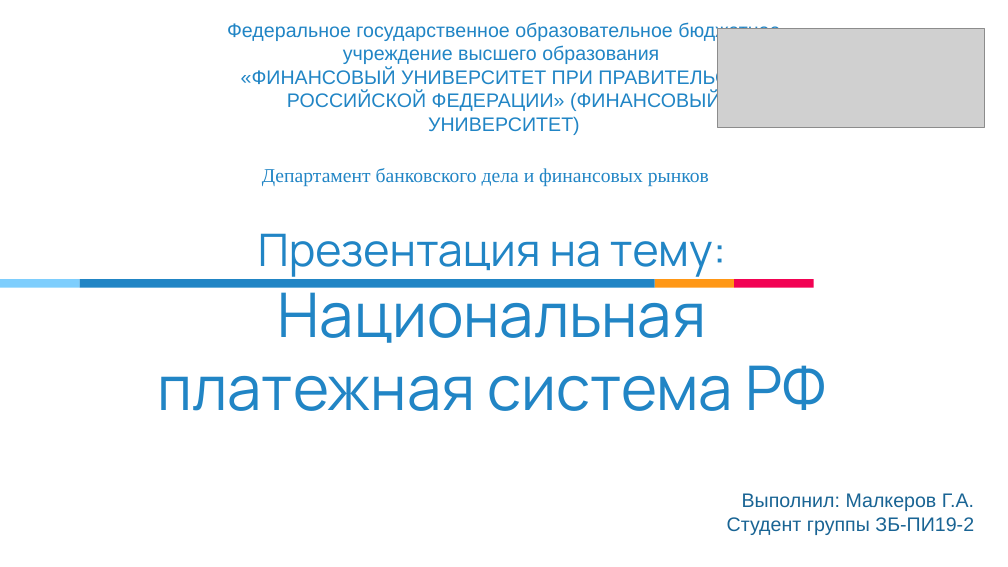
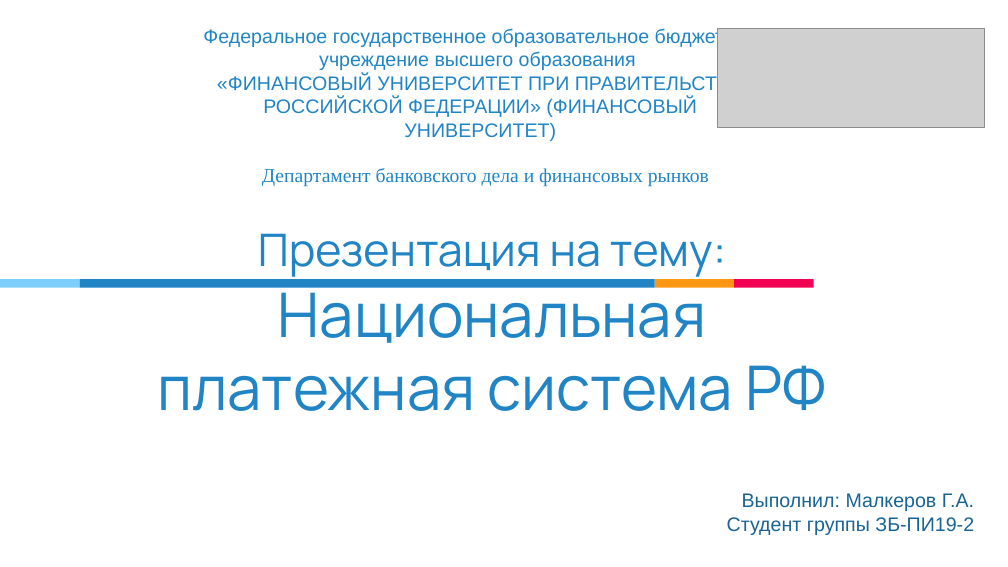
Before and after one commit to GENDOSMAL/Univer, a slide deck: slide 1 of 3_semestr/Bank_Structure/ЗБ-ПИ19-2_Малкеров.Г.А_Национальная_платежная_система_России.pptx. Drawn at 1008x567 pixels with LibreOffice and Linux fonts; fonts in the diff are those of the drawing; grey boxes stand for pictures. Boxes give left, top, right and bottom in pixels: in the first picture for what was removed or moved away, otherwise in the second. Text is boxed around its words. In the diff, an @@ line names an element or a change of style, - is before the commit and + after.

```diff
--- a/3_semestr/Bank_Structure/ЗБ-ПИ19-2_Малкеров.Г.А_Национальная_платежная_система_России.pptx
+++ b/3_semestr/Bank_Structure/ЗБ-ПИ19-2_Малкеров.Г.А_Национальная_платежная_система_России.pptx
@@ text "Федеральное государственное образовательное бюджетное учрежд ...": place and size @@
-text "Федеральное государственное образовательное бюджетное учрежд ..." at <box>227,21,780,135</box>
+text "Федеральное государственное образовательное бюджетное учрежд ..." at <box>203,27,757,141</box>
```
Also in this commit, not shown: 2 other files.
